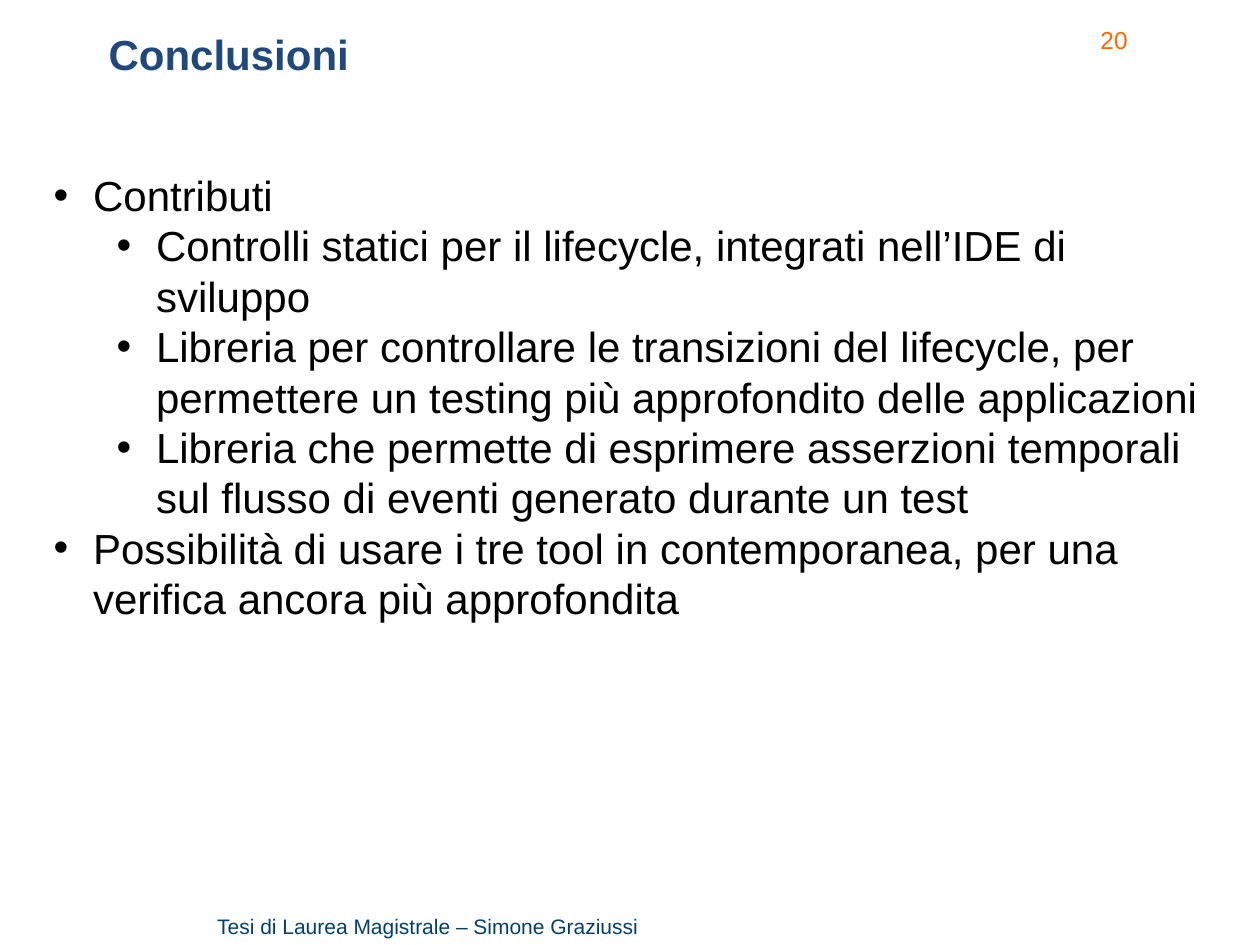
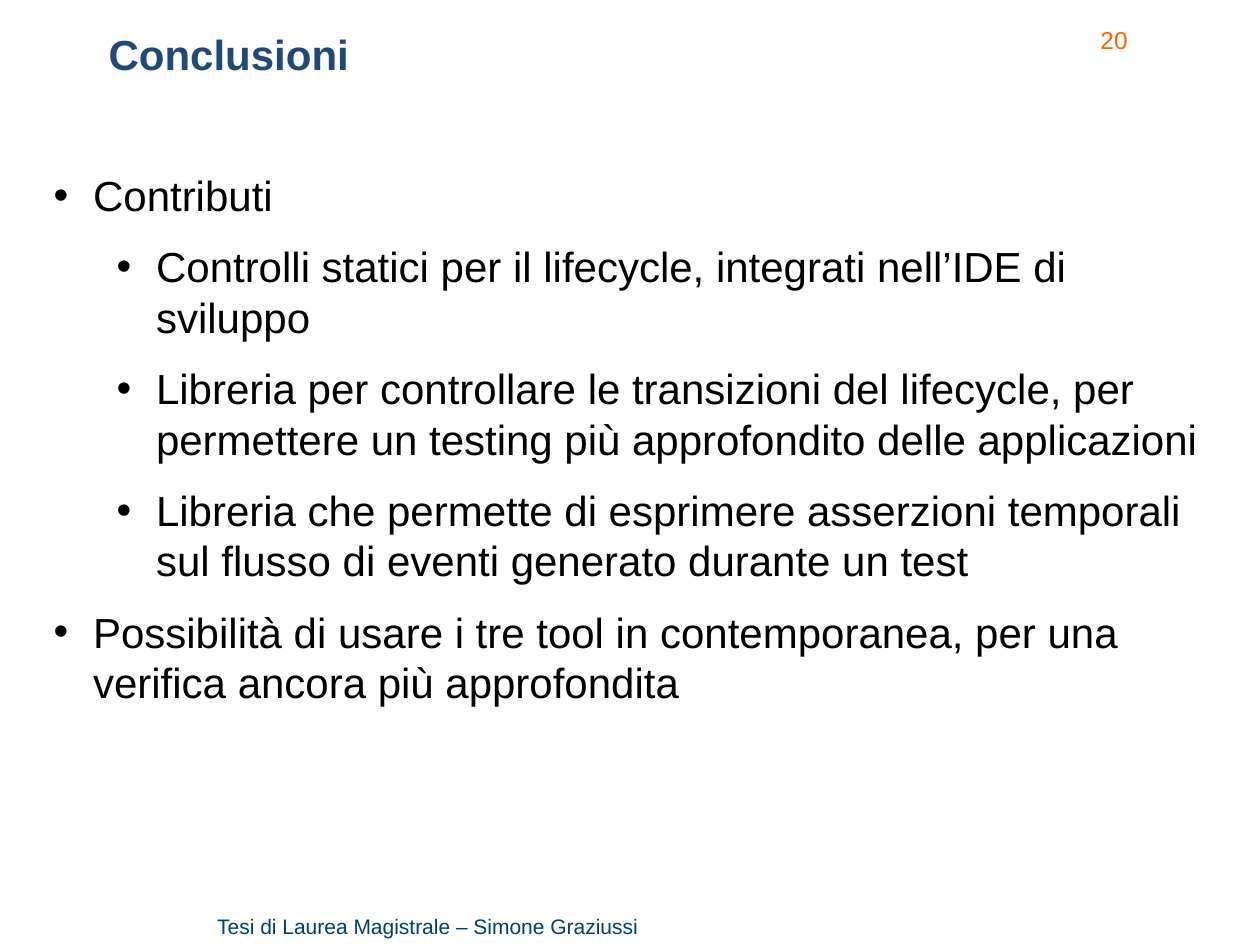
Before and after one commit to Simone3/Thesis, a slide deck: slide 20 of Presentation/Presentation.pptx. Drawn at 1260x945 pixels with LibreOffice and Linux fonts; fonts in the diff are those of the drawing; background and template pictures are left out. Boxes give left, top, right and bottom in pixels: in the first picture for what was removed or moved away, otherwise in the second. Text is boxed around its words. In the diff, an @@ line names an element or a change of style, - is before the commit and + after.

```diff
--- a/Presentation/Presentation.pptx
+++ b/Presentation/Presentation.pptx
@@ text "Contributi" at [93,180,1197,707]: more space between paragraphs @@
```
Also in this commit, not shown: 1 other slide changed, 1 other file.
